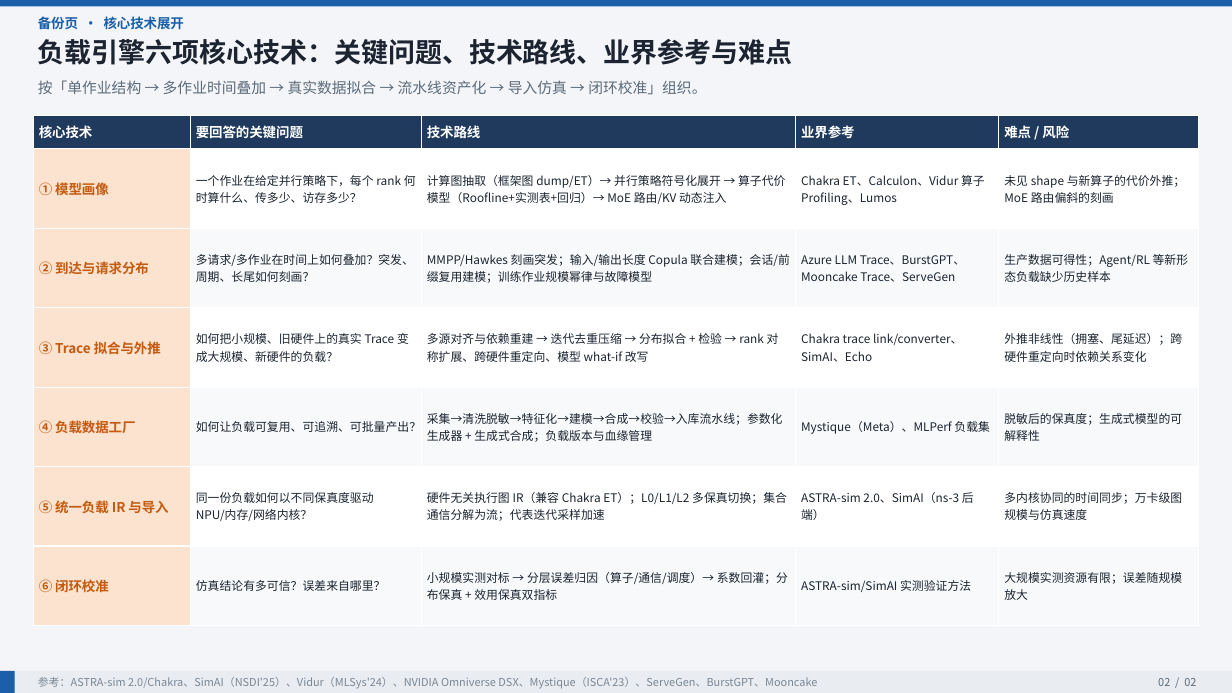
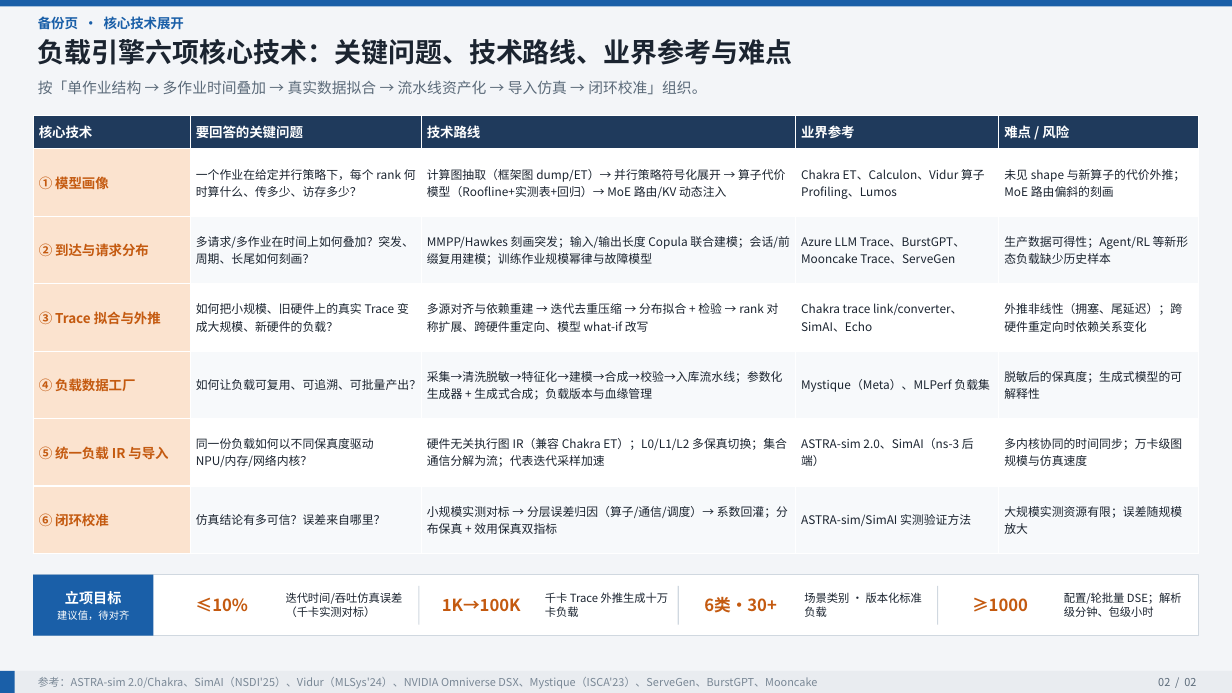
Before and after one commit to ghsshou/ai_work, a slide deck: slide 2 of docs/design-simulator/设计态仿真器_负载引擎立项.pptx. Drawn at 1232x693 pixels with LibreOffice and Linux fonts; fonts in the diff are those of the drawing. Boxes give left, top, right and bottom in pixels: in the first picture for what was removed or moved away, otherwise in the second. Text is boxed around its words. In the diff, an @@ line names an element or a change of style, - is before the commit and + after.

```diff
--- a/docs/design-simulator/设计态仿真器_负载引擎立项.pptx
+++ b/docs/design-simulator/设计态仿真器_负载引擎立项.pptx
@@ table resized from (x1=33, y1=116, x2=1199, y2=626) to (x1=33, y1=116, x2=1199, y2=554) @@
@@ rectangle added at (x1=33, y1=575, x2=1199, y2=636), fill #FFFFFF, outline #D0D8E0 0.75 pt @@
@@ rectangle added at (x1=33, y1=575, x2=153, y2=636), fill #1A5FA8 @@
@@ text added at (x1=57, y1=591, x2=129, y2=620), 8 pt, text #FFFFFF @@
+立项目标
+建议值，待对齐
@@ text added at (x1=196, y1=597, x2=248, y2=612), 13 pt, text #C45A10, bold @@
+≤10%
@@ text added at (x1=286, y1=592, x2=403, y2=617), 8.8 pt, text #1B2430 @@
+迭代时间/吞吐仿真误差（千卡实测对标）
@@ rectangle added at (x1=419, y1=586, x2=420, y2=625), fill #D0D8E0 @@
@@ text added at (x1=442, y1=598, x2=521, y2=612), 13 pt, text #C45A10, bold @@
+1K→100K
@@ text added at (x1=545, y1=592, x2=668, y2=617), 8.8 pt, text #1B2430 @@
+千卡 Trace 外推生成十万卡负载
@@ rectangle added at (x1=677, y1=586, x2=678, y2=625), fill #D0D8E0 @@
@@ text added at (x1=704, y1=596, x2=777, y2=613), 13 pt, text #C45A10, bold @@
+6类·30+
@@ text added at (x1=804, y1=592, x2=922, y2=617), 8.8 pt, text #1B2430 @@
+场景类别 · 版本化标准负载
@@ rectangle added at (x1=937, y1=586, x2=938, y2=625), fill #D0D8E0 @@
@@ text added at (x1=972, y1=598, x2=1028, y2=612), 13 pt, text #C45A10, bold @@
+≥1000
@@ text added at (x1=1064, y1=592, x2=1182, y2=617), 8.8 pt, text #1B2430 @@
+配置/轮批量 DSE；解析级分钟、包级小时
```
Also in this commit, not shown: 1 other slide changed, 2 other files.
